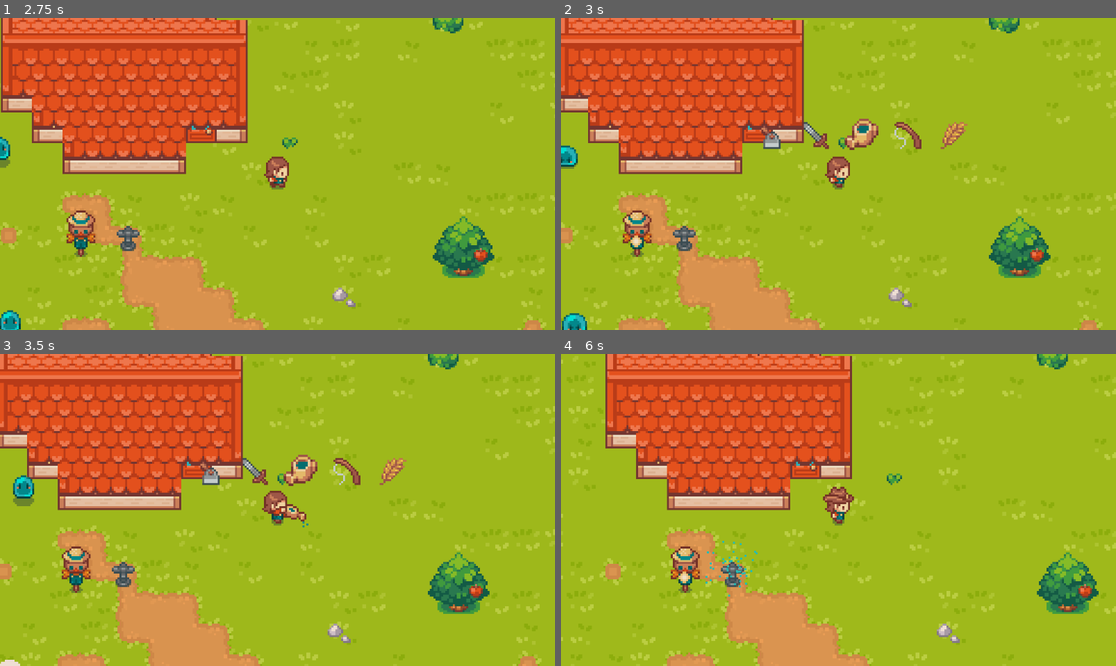
Above: before the commit, frames 1-4 (two rows, left to right).
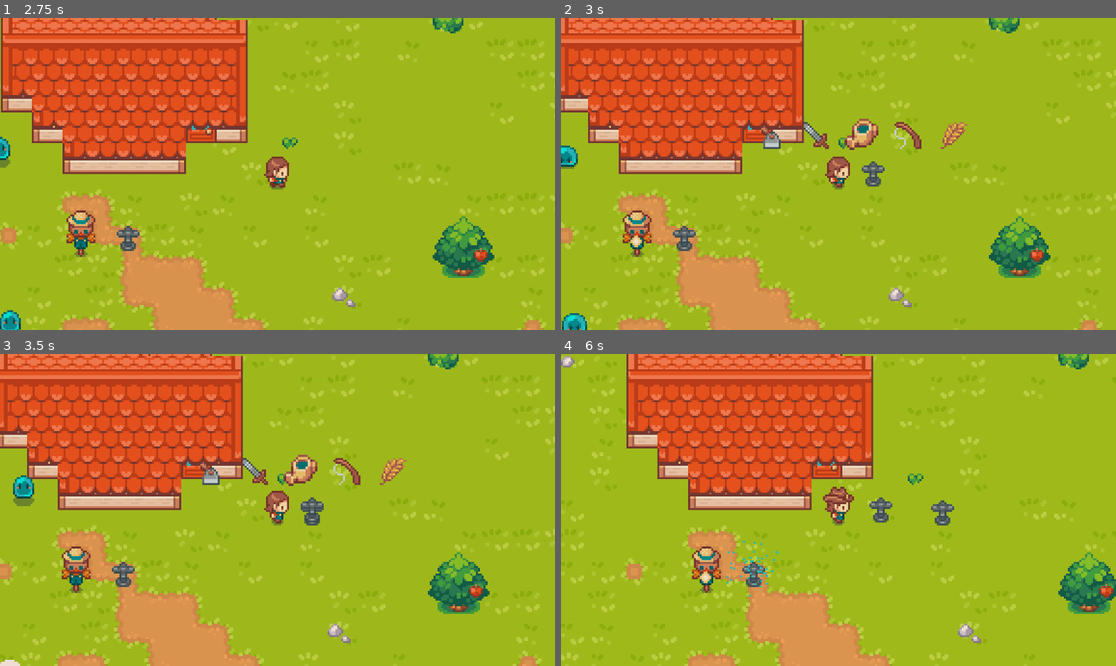
Above: after the commit, the same moments.

Repository: triplebbbaka-debug/Godot-Valley
Game: Godot game, scene res://scenes/levels/level.tscn
Same seed, same stepped clock (60 frames per second), same inputs: the game is played once before the commit and once after it.
Inputs:
- Up to frame 1 (2.75 s): hold D (right) 0.53-1.28 s; tap Space (action) at 0.6, 1.55, 2.1 s; tap M (build) at 0.8, 1.35, 2.3 s; hold Q (tool_backward) 1.28-2.03 s; hold D (right) from 2.03 s (still down)
- Up to frame 2 (3 s): release D (right) at 2.78 s; hold E (tool_forward) from 2.78 s (still down); tap M (build) at 2.85 s
- Up to frame 3 (3.5 s): keep holding E (tool_forward); tap Space (action) at 3.05 s
- Up to frame 4 (6 s): release E (tool_forward) at 3.53 s; hold A (left) 3.53-5.03 s; tap N (diagnose) at 3.6 s; tap M (build) at 3.8, 5.3, 5.85 s; tap T (style_toggle) at 4.35 s; tap Space (action) at 4.55, 5.1 s; hold Q (tool_backward) 5.03-5.78 s; hold D (right) from 5.78 s (still down)

Frame 1 is identical in both runs. In frame 2, 0.2% of the frame differs, in the area x 54-59%, y 45-55%; in frame 3, 0.6%; in frame 4, 23%, in the area x 0-100%, y 0-100%.

Commit message:
Machine Placement

Diff:
--- a/scenes/characters/player.gd
+++ b/scenes/characters/player.gd
@@ -10,12 +10,15 @@
 var speed := 50
 var current_state: Enum.State
 var current_style: Enum.Style
+var current_machine: Enum.Machine
 @warning_ignore("unused_signal")
 signal day_change
 @onready var move_state_machine = $Animation/AnimationTree.get("parameters/MoveStateMachine/playback")
 @onready var tool_state_machine = $Animation/AnimationTree.get("parameters/ToolStateMachine/playback")
 signal tool_use(tool: Enum.Tool, pos: Vector2)
 signal diagnose
+signal build(current_machine)
+signal machine_change(current_machine: Enum.Machine)
 func _physics_process(_delta: float) -> void:
 	match current_state:
 		Enum.State.DEFAULT:
@@ -25,14 +28,17 @@
 				animate()
 		Enum.State.FISHING:
 			get_fishing_input()
+		Enum.State.BUILDING:
+			get_building_input()
+			move()
+			animate()
+
 	#Once we start moving, this value gets updated.
 	if direction:
 		#Once we stop moving, this value gets retained here.
 		last_direction = direction
 		var ray_y = int(direction.y) if not direction.x else 0
 		$RayCast2D.target_position = Vector2(direction.x,ray_y).normalized() * 20
-#Handles movement
-
 func get_basic_input():
 	if Input.is_action_just_pressed("tool_backward") or Input.is_action_just_pressed("tool_forward"):
 		var dir = Input.get_axis("tool_backward", "tool_forward")
@@ -52,9 +58,21 @@
 	if Input.is_action_just_pressed("style_toggle"):
 		current_style = posmod(current_style + 1, Enum.Style.size()) as Enum.Style
 		$Sprite2D.texture = Data.PLAYER_SKINS[current_style]
+	if Input.is_action_just_pressed("build"):
+		current_state = Enum.State.BUILDING
 func get_fishing_input():
 	if Input.is_action_just_pressed("action"):
 		$FishingGame.action()
+func get_building_input():
+	if Input.is_action_just_pressed("build"):
+		current_state = Enum.State.DEFAULT
+	if Input.is_action_just_pressed("tool_backward") or Input.is_action_just_pressed("tool_forward"):
+		var dir = Input.get_axis("tool_backward", "tool_forward")
+		current_machine = posmod(current_machine + int(dir), Enum.Machine.size()) as Enum.Machine
+		machine_change.emit(current_machine)
+		print(current_machine)
+	if Input.is_action_just_pressed("action"):
+		build.emit(current_machine)
 func move():
 	direction = Input.get_vector("left", "right", "up", "down")
 	velocity = direction * speed
@@ -85,3 +103,6 @@
 	can_move = false
 func _on_animation_tree_animation_finished(_anim_name: StringName) -> void:
 	can_move = true
+func get_machine_coords() -> Vector2i:
+	var pos = position + last_direction * 20 + Vector2(0,0)
+	return Vector2i(pos.x/Data.TILE_SIZE, pos.y/Data.TILE_SIZE) * Data.TILE_SIZE + Vector2i(8,8)
--- a/scenes/characters/player.tscn
+++ b/scenes/characters/player.tscn
@@ -1634,7 +1634,6 @@
 texture = ExtResource("3_6eyoc")
 hframes = 33
 vframes = 4
-frame = 1
 
 [node name="CollisionShape2D" type="CollisionShape2D" parent="." unique_id=456062976]
 shape = SubResource("CapsuleShape2D_atpat")
--- a/scenes/levels/level.gd
+++ b/scenes/levels/level.gd
@@ -4,6 +4,10 @@
 var plant_scene = preload("res://scenes/objects/plant.tscn")
 var plant_info_scene = preload("res://scenes/ui/plant_info.tscn")
 var projectile_scene = preload("res://scenes/machines/projectile.tscn")
+var machine_scenes = {
+	Enum.Machine.SPRINKLER: preload("res://scenes/machines/sprinkler.tscn"),
+	Enum.Machine.SCARECROW: preload("res://scenes/machines/scarecrow.tscn"),
+	Enum.Machine.FISHER: preload("res://scenes/machines/fisher.tscn")}
 var raining: bool:
 	set(value):
 		raining = value
@@ -16,6 +20,11 @@
 @onready var daytransition_material = $Overlay/CanvasLayer/DaytransitionLayer.material
 @export var daytime_color: Gradient
 @export var rain_color: Color
+const MACHINE_PREVIEW_TEXTURES = {
+	Enum.Machine.SPRINKLER: {'texture':preload("res://graphics/icons/sprinkler.png"), 'offset': Vector2i(0,0)},
+	Enum.Machine.FISHER: {'texture':preload("res://graphics/icons/fisher.png"), 'offset': Vector2i(0,-4)},
+	Enum.Machine.SCARECROW: {'texture':preload("res://graphics/icons/scarecrow.png"), 'offset': Vector2i(0,-4)},
+	Enum.Machine.DELETE: {'texture':preload("res://graphics/icons/delete.png"), 'offset': Vector2i(0,0)}}
 func _on_player_tool_use(tool: int, pos: Vector2) -> void:
 	var grid_coord: Vector2i = Vector2i(int(pos.x / Data.TILE_SIZE),int(pos.y / Data.TILE_SIZE))
 	grid_coord.x += -1 if pos.x < 0 else 0
@@ -54,10 +63,19 @@
 	$Overlay/CanvasLayer/PlantInfoContainer.visible = not $Overlay/CanvasLayer/PlantInfoContainer.visible
 func _on_player_day_change() -> void:
 	day_restart()
+func _on_player_build(current_machine: Variant) -> void:
+	if current_machine != Enum.Machine.DELETE:
+		var machine = machine_scenes[current_machine].instantiate()
+		machine.setup(player.get_machine_coords(), self, $Objects)
+func _on_player_machine_change(current_machine: int) -> void:
+	$Overlay/MachinePreviewSprite.texture = MACHINE_PREVIEW_TEXTURES[current_machine]['texture']
 func _process(_delta: float) -> void:
 	var daytime_point = 1 - ($Timers/DaylightTimer.time_left / $Timers/DaylightTimer.wait_time)
 	var color = daytime_color.sample(daytime_point).lerp(rain_color, 0.5 if raining else 0.0)
 	$Overlay/DaytimeColor.color = color
+
+	$Overlay/MachinePreviewSprite.visible = player.current_state == Enum.State.BUILDING
+	$Overlay/MachinePreviewSprite.position = player.get_machine_coords() + MACHINE_PREVIEW_TEXTURES[player.current_machine]["offset"]
 func _ready() -> void:
 	$Objects/Scarecrow.connect("shoot_projectile", create_projectile)
 	Data.forecast_rain = [true, false].pick_random()
--- a/scenes/levels/level.tscn
+++ b/scenes/levels/level.tscn
@@ -6,6 +6,7 @@
 [ext_resource type="Texture2D" uid="uid://b1cmu3aai85qc" path="res://graphics/tilesets/grass.png" id="2_bovvr"]
 [ext_resource type="Texture2D" uid="uid://cpjr8yl2yentc" path="res://graphics/tilesets/soil.png" id="2_xb4v1"]
 [ext_resource type="Texture2D" uid="uid://vrdy2gp08qay" path="res://graphics/tilesets/soil_water.png" id="5_d4w6o"]
+[ext_resource type="Texture2D" uid="uid://capn581vt8q7g" path="res://graphics/icons/sprinkler.png" id="5_qhnmj"]
 [ext_resource type="Shader" uid="uid://2h33uuk0eata" path="res://shaders/circletransition.gdshader" id="7_mbbpy"]
 [ext_resource type="PackedScene" uid="uid://chre3bvakjpbd" path="res://scenes/objects/tree.tscn" id="7_rmjfq"]
 [ext_resource type="PackedScene" uid="uid://vem02mh7silc" path="res://scenes/objects/simple_object.tscn" id="8_7pb6i"]
@@ -918,6 +919,12 @@
 [node name="PlantInfoContainer" parent="Overlay/CanvasLayer" unique_id=1922205880 instance=ExtResource("8_ouxo3")]
 y_sort_enabled = true
 
+[node name="MachinePreviewSprite" type="Sprite2D" parent="Overlay" unique_id=327495398]
+visible = false
+z_index = 1
+y_sort_enabled = true
+texture = ExtResource("5_qhnmj")
+
 [node name="Layers" type="Node2D" parent="." unique_id=173159825]
 y_sort_enabled = true
 
@@ -991,23 +998,26 @@
 z_index = -1
 position = Vector2(86, 360)
 size = 0
+style = 1
 random = true
 
 [node name="SimpleObject2" parent="Objects/Decor" unique_id=1296819940 instance=ExtResource("8_7pb6i")]
-z_index = -1
 position = Vector2(-5, 215)
-size = 0
+style = 1
 random = true
 
 [node name="SimpleObject3" parent="Objects/Decor" unique_id=252235767 instance=ExtResource("8_7pb6i")]
 z_index = -1
 position = Vector2(113, 482)
-size = 0
+size = 1
+style = 1
 random = true
 
 [node name="SimpleObject4" parent="Objects/Decor" unique_id=1998637016 instance=ExtResource("8_7pb6i")]
+z_index = -1
 position = Vector2(-73, 215)
-size = 3
+size = 1
+style = 1
 random = true
 
 [node name="SimpleObject5" parent="Objects/Decor" unique_id=1426809760 instance=ExtResource("8_7pb6i")]
@@ -1018,58 +1028,59 @@
 [node name="SimpleObject6" parent="Objects/Decor" unique_id=1189836510 instance=ExtResource("8_7pb6i")]
 position = Vector2(239, 135)
 size = 3
+style = 1
 random = true
 
 [node name="SimpleObject7" parent="Objects/Decor" unique_id=1931852361 instance=ExtResource("8_7pb6i")]
-z_index = -1
 position = Vector2(195, 548)
+style = 1
+random = true
+
+[node name="SimpleObject8" parent="Objects/Decor" unique_id=1424262702 instance=ExtResource("8_7pb6i")]
+z_index = -1
+position = Vector2(506, 497)
 size = 0
-random = true
-
-[node name="SimpleObject8" parent="Objects/Decor" unique_id=1424262702 instance=ExtResource("8_7pb6i")]
-position = Vector2(506, 497)
-size = 3
 style = 1
 random = true
 
 [node name="SimpleObject9" parent="Objects/Decor" unique_id=400178138 instance=ExtResource("8_7pb6i")]
 position = Vector2(24, 522)
 size = 3
-style = 1
 random = true
 
 [node name="SimpleObject10" parent="Objects/Decor" unique_id=110188160 instance=ExtResource("8_7pb6i")]
-z_index = -1
 position = Vector2(606, 410)
-size = 0
-style = 1
+size = 3
 random = true
 
 [node name="SimpleObject11" parent="Objects/Decor" unique_id=592936533 instance=ExtResource("8_7pb6i")]
 z_index = -1
 position = Vector2(380, 298)
-size = 0
+size = 1
 random = true
 
 [node name="SimpleObject12" parent="Objects/Decor" unique_id=564492885 instance=ExtResource("8_7pb6i")]
+z_index = -1
 position = Vector2(140, 25)
-style = 1
+size = 1
 random = true
 
 [node name="SimpleObject13" parent="Objects/Decor" unique_id=670164897 instance=ExtResource("8_7pb6i")]
 z_index = -1
 position = Vector2(-123, 28)
 size = 0
+style = 1
 random = true
 
 [node name="SimpleObject14" parent="Objects/Decor" unique_id=15828142 instance=ExtResource("8_7pb6i")]
+z_index = -1
 position = Vector2(697, 32)
+size = 1
+style = 1
 random = true
 
 [node name="SimpleObject15" parent="Objects/Decor" unique_id=1055700005 instance=ExtResource("8_7pb6i")]
-z_index = -1
 position = Vector2(269, 52)
-size = 0
 random = true
 
 [node name="SimpleObject16" parent="Objects/Decor" unique_id=291038464 instance=ExtResource("8_7pb6i")]
@@ -1079,7 +1090,9 @@
 random = true
 
 [node name="SimpleObject17" parent="Objects/Decor" unique_id=419735068 instance=ExtResource("8_7pb6i")]
+z_index = -1
 position = Vector2(-159, 113)
+size = 0
 style = 1
 random = true
 
@@ -1091,65 +1104,65 @@
 random = true
 
 [node name="SimpleObject19" parent="Objects/Decor" unique_id=1465743937 instance=ExtResource("8_7pb6i")]
+z_index = -1
 position = Vector2(168, 233)
-size = 3
-style = 1
+size = 0
 random = true
 
 [node name="SimpleObject20" parent="Objects/Decor" unique_id=179345953 instance=ExtResource("8_7pb6i")]
 position = Vector2(86, 169)
 size = 3
+style = 1
 random = true
 
 [node name="SimpleObject21" parent="Objects/Decor" unique_id=1742059623 instance=ExtResource("8_7pb6i")]
-z_index = -1
 position = Vector2(344, 12)
-size = 1
-style = 1
 random = true
 
 [node name="SimpleObject22" parent="Objects/Decor" unique_id=41788211 instance=ExtResource("8_7pb6i")]
+z_index = -1
 position = Vector2(409, 52)
+size = 0
+style = 1
 random = true
 
 [node name="SimpleObject23" parent="Objects/Decor" unique_id=1216927173 instance=ExtResource("8_7pb6i")]
 position = Vector2(530, 151)
-size = 3
 random = true
 
 [node name="SimpleObject24" parent="Objects/Decor" unique_id=1268720274 instance=ExtResource("8_7pb6i")]
 z_index = -1
 position = Vector2(415, 123)
+size = 1
+random = true
+
+[node name="SimpleObject25" parent="Objects/Decor" unique_id=422203850 instance=ExtResource("8_7pb6i")]
+z_index = -1
+position = Vector2(455, -12)
 size = 0
-style = 1
-random = true
-
-[node name="SimpleObject25" parent="Objects/Decor" unique_id=422203850 instance=ExtResource("8_7pb6i")]
-z_index = -1
-position = Vector2(455, -12)
-size = 1
 style = 1
 random = true
 
 [node name="SimpleObject26" parent="Objects/Decor" unique_id=24361726 instance=ExtResource("8_7pb6i")]
 position = Vector2(611, 66)
-style = 1
+size = 3
 random = true
 
 [node name="SimpleObject27" parent="Objects/Decor" unique_id=290074453 instance=ExtResource("8_7pb6i")]
 z_index = -1
 position = Vector2(551, 11)
-size = 0
+size = 1
+style = 1
 random = true
 
 [node name="SimpleObject28" parent="Objects/Decor" unique_id=514845779 instance=ExtResource("8_7pb6i")]
 position = Vector2(714, 84)
+size = 3
 style = 1
 random = true
 
 [node name="SimpleObject29" parent="Objects/Decor" unique_id=1575127423 instance=ExtResource("8_7pb6i")]
 position = Vector2(740, 225)
-size = 3
 style = 1
 random = true
 
@@ -1157,6 +1170,7 @@
 z_index = -1
 position = Vector2(655, 127)
 size = 1
+style = 1
 random = true
 
 [node name="Trees" type="Node2D" parent="Objects/Decor" unique_id=707523401]
@@ -1241,6 +1255,8 @@
 one_shot = true
 autostart = true
 
+[connection signal="build" from="Objects/Player" to="." method="_on_player_build"]
 [connection signal="day_change" from="Objects/Player" to="." method="_on_player_day_change"]
 [connection signal="diagnose" from="Objects/Player" to="." method="_on_player_diagnose"]
+[connection signal="machine_change" from="Objects/Player" to="." method="_on_player_machine_change"]
 [connection signal="tool_use" from="Objects/Player" to="." method="_on_player_tool_use"]
--- a/scenes/machines/machine.gd
+++ b/scenes/machines/machine.gd
@@ -1 +1,8 @@
 class_name Machine extends StaticBody2D
+
+var coord: Vector2i
+
+func setup(pos: Vector2, _level: Node2D, parent: Node2D):
+	coord = pos / Data.TILE_SIZE
+	position = pos
+	parent.add_child(self)
